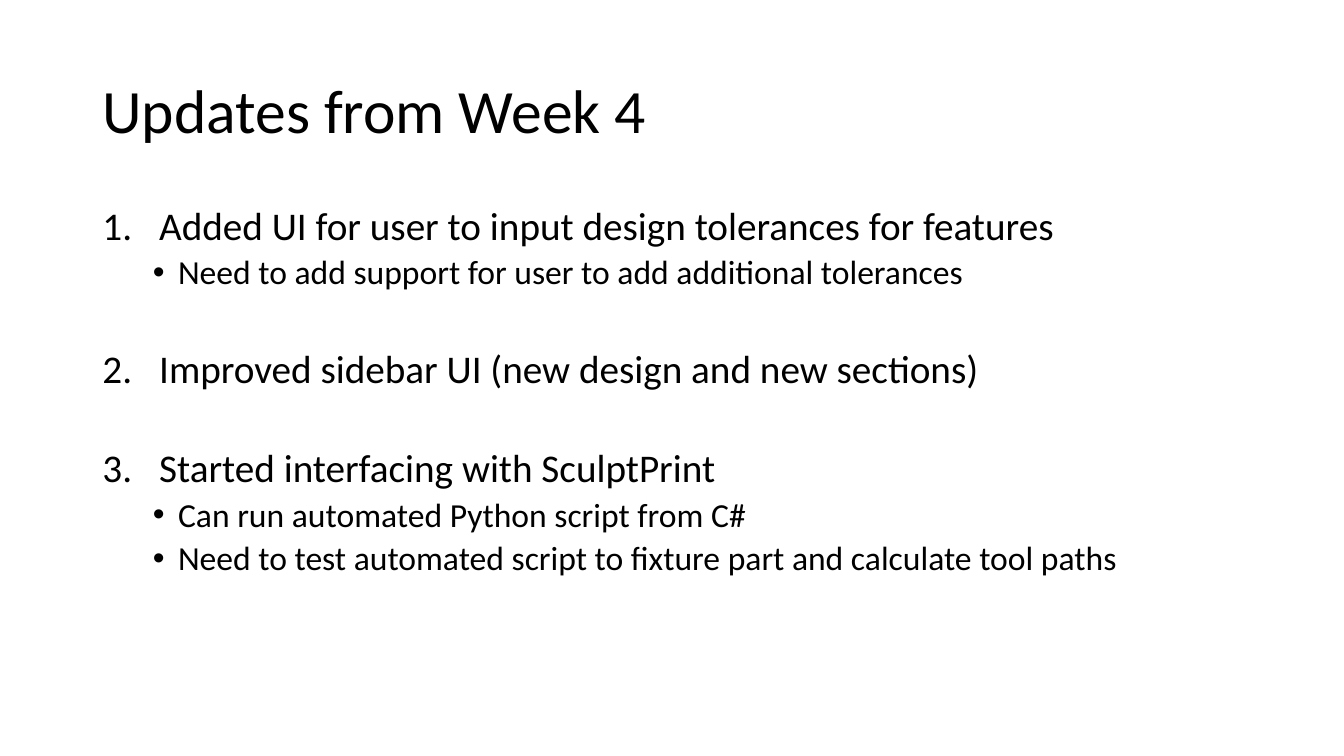
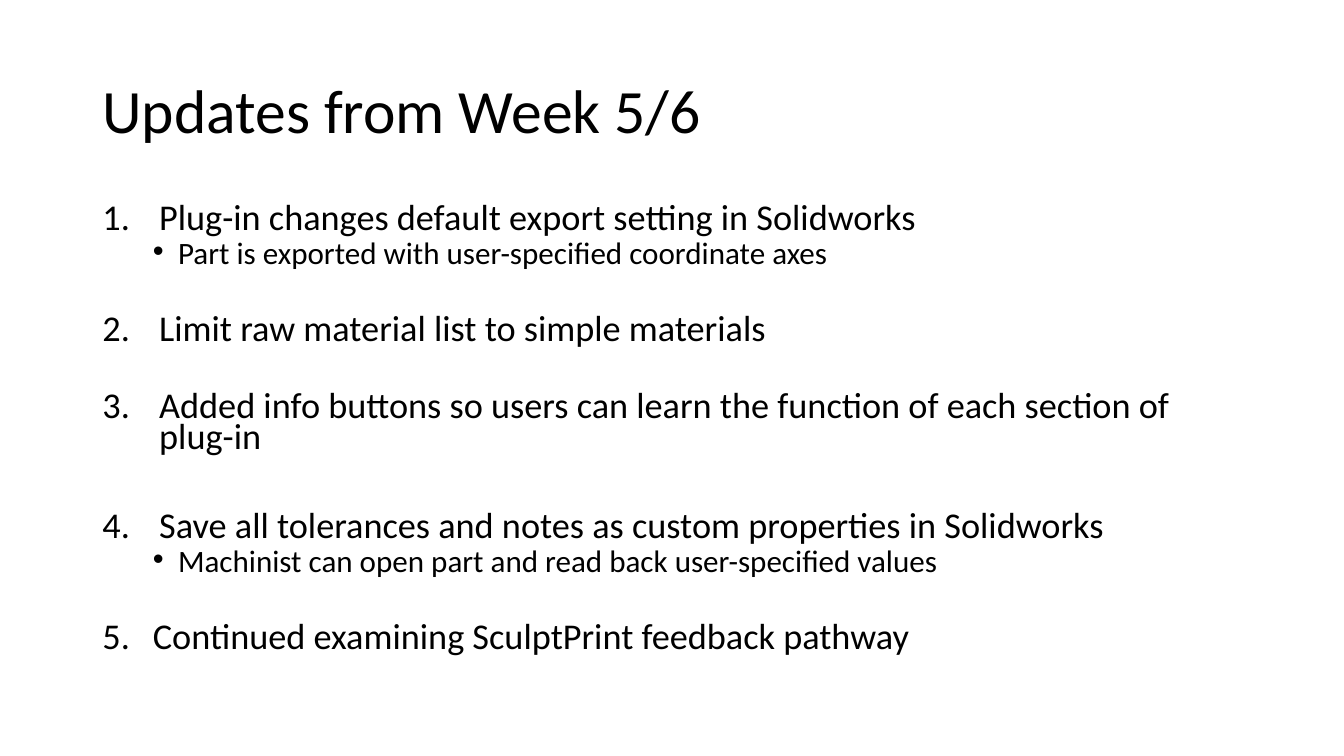
Before and after one commit to amarellapudi/Solidworks-DFM-PlugIn, a slide deck: slide 2 of Weekly Updates/Week5.pptx. Drawn at 1344x756 pixels with LibreOffice and Linux fonts; fonts in the diff are those of the drawing. Boxes give left, top, right and bottom in pixels: in the first picture for what was removed or moved away, otherwise in the second. Text is boxed around its words. In the diff, an @@ line names an element or a change of style, - is before the commit and + after.

Commit message:
week 5/6 update ppt

```diff
--- a/Weekly Updates/Week5.pptx
+++ b/Weekly Updates/Week5.pptx
@@ title at box(102, 90, 701, 143): text changed @@
-Updates from Week 4
+Updates from Week 5/6
@@ text at box(153, 204, 1169, 656): text changed; size 24 to 25.9 pt @@
-1. Added UI for user to input design tolerances for features
-  • Need to add support for user to add additional tolerances
-2. Improved sidebar UI (new design and new sections)
-3. Started interfacing with SculptPrint
-  • Can run automated Python script from C#
-  • Need to test automated script to fixture part and calculate tool paths
+1. Plug-in changes default export setting in Solidworks
+  • Part is exported with user-specified coordinate axes
+2. Limit raw material list to simple materials
+3. Added info buttons so users can learn the function of each section of plug-in
+4. Save all tolerances and notes as custom properties in Solidworks
+  • Machinist can open part and read back user-specified values
+5. Continued examining SculptPrint feedback pathway
```
Also in this commit, not shown: 3 other slides changed, 4 slides added, 3 slides removed, 5 other files.
